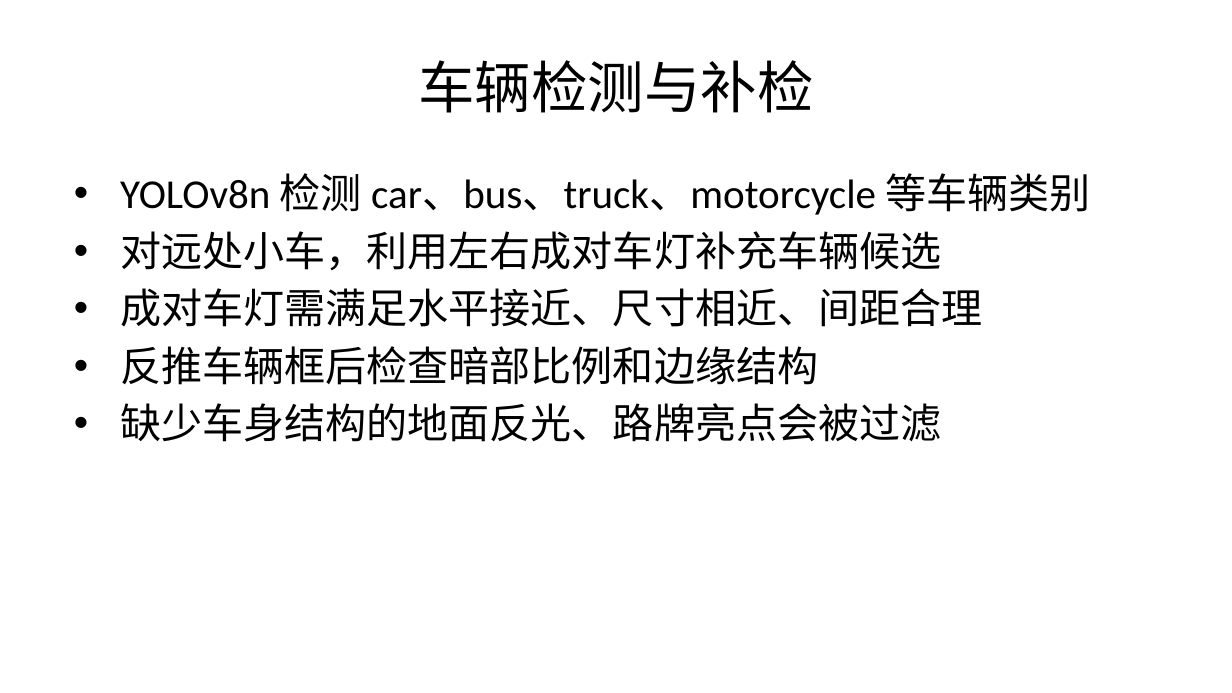
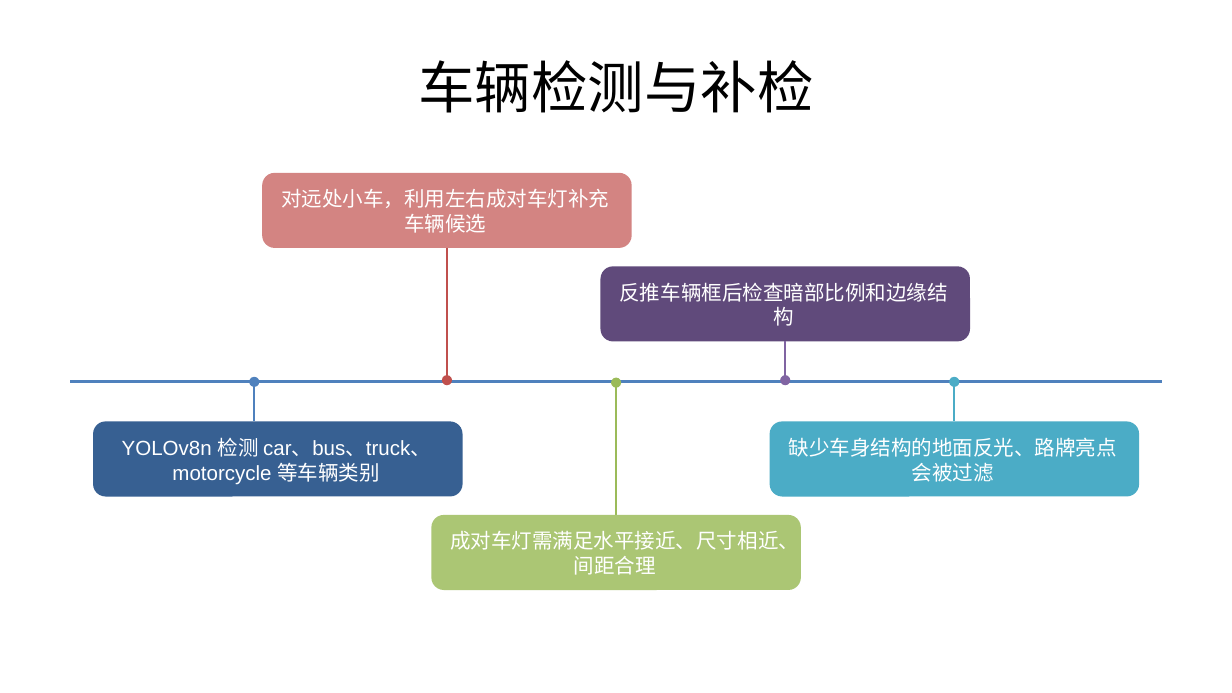
Before and after one commit to szl97/DAA, a slide deck: slide 7 of blue-light-detection/解题ppt.pptx. Drawn at 1232x693 pixels with LibreOffice and Linux fonts; fonts in the diff are those of the drawing. Boxes give left, top, right and bottom in pixels: in the first picture for what was removed or moved away, otherwise in the second. Text is boxed around its words. In the diff, an @@ line names an element or a change of style, - is before the commit and + after.

```diff
--- a/blue-light-detection/解题ppt.pptx
+++ b/blue-light-detection/解题ppt.pptx
@@ text removed at (120, 173, 1090, 442) @@
-• YOLOv8n 检测 car、bus、truck、motorcycle 等车辆类别
-• 对远处小车，利用左右成对车灯补充车辆候选
-• 成对车灯需满足水平接近、尺寸相近、间距合理
-• 反推车辆框后检查暗部比例和边缘结构
-• 缺少车身结构的地面反光、路牌亮点会被过滤
@@ rounded rectangle added at (262, 172, 632, 248), fill #D38482, 12 pt, text #FFFFFF @@
+对远处小车，利用左右成对车灯补充车辆候选
@@ arrow added from (447, 248) to (447, 381), #C0504D 1 pt @@
@@ rounded rectangle added at (600, 266, 970, 341), fill #604A7B, 12 pt, text #FFFFFF @@
+反推车辆框后检查暗部比例和边缘结构
@@ arrow added from (785, 341) to (785, 381), #8064A2 1 pt @@
@@ line added from (70, 382) to (1162, 382), #95B3D7 1.5 pt @@
@@ arrow added from (254, 421) to (254, 382), #4F81BD 1 pt @@
@@ arrow added from (616, 515) to (616, 383), #9BBB59 1 pt @@
@@ arrow added from (955, 421) to (955, 382), #4BACC6 1 pt @@
@@ rounded rectangle added at (94, 421, 463, 496), fill #376092, 12 pt, text #FFFFFF @@
+YOLOv8n 检测 car、bus、truck、motorcycle 等车辆类别
@@ rounded rectangle added at (770, 421, 1140, 496), fill #4BACC6, 12 pt, text #FFFFFF @@
+缺少车身结构的地面反光、路牌亮点会被过滤
@@ rounded rectangle added at (431, 515, 801, 590), fill #ABC674, 12 pt, text #FFFFFF @@
+成对车灯需满足水平接近、尺寸相近、间距合理
```
Also in this commit, not shown: 8 other slides changed.
